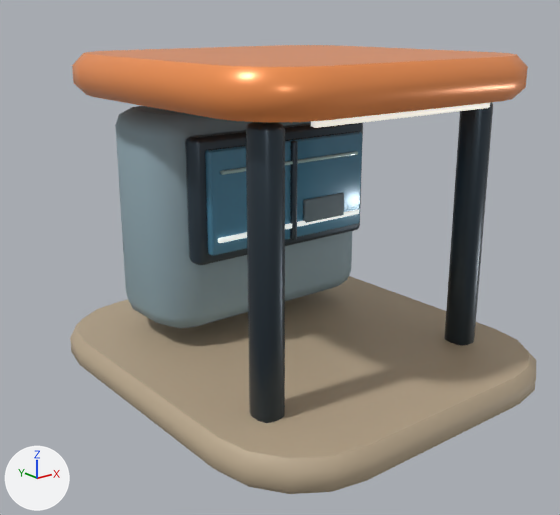
Renders of the glTF model assets/models/regions/metro_fuel_2.glb from each side of a commit.
Camera for both pictures: a 50 mm lens placed at (1.37, -3.76, 2.57), pointed at (4.72, 0.43, 0.89). Lighting does not change. The marker at lower left points along +X, +Y and +Z. The older version comes first. Vertices at exactly the same position are counted once.

The scene before the commit, as lines of its bpy script (objects in view):
```python
me_fuel2 = bpy.data.meshes.new('Fuel2')
me_fuel2.from_pydata(...)  # 880 vertices, 1712 faces; spans x 3.54..6.26, y -1.08..2.04, z 0.0..2.32
# faces by material slot: [436, 560, 156, 280, 280]
me_fuel2.materials.append(mat_ceramic)
me_fuel2.materials.append(mat_metal)
me_fuel2.materials.append(mat_paint)
me_fuel2.materials.append(mat_tint)
me_fuel2.materials.append(mat_light)
ob_fuel2 = bpy.data.objects.new('Fuel2', me_fuel2)
ob_fuel2.location = (0.0, 0.0, 0.0)
```
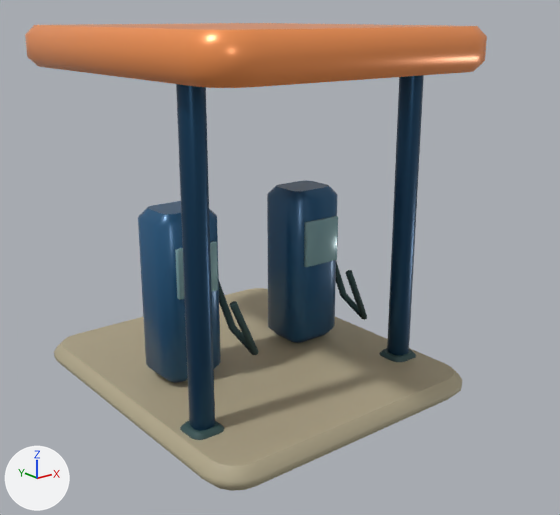
Changed parts and their boxes [x1, y1, x2, y2] in the pictures (560 x 515 px; the box of a moved part takes in the faces that stretch with it):
'Fuel2', reshaped: before [70, 45, 536, 494]; after [25, 23, 487, 491]
part 1 of me_fuel2, moved or reshaped: before [290, 141, 298, 240]; after [176, 84, 215, 431]
part 2 of me_fuel2, moved or reshaped: before [303, 193, 344, 223]; after [175, 241, 218, 300]
part 3 of me_fuel2, moved or reshaped: before [205, 131, 363, 256]; after [304, 216, 338, 267]
part 4 of me_fuel2, rebuilt (12% narrower, 7% shorter): before [70, 276, 536, 494]; after [54, 288, 462, 491]
part 5 of me_fuel2, rebuilt (15% shorter): before [72, 45, 528, 122]; after [25, 23, 487, 88]
part 6 of me_fuel2, added (cyan): after [180, 421, 224, 440]
part 7 of me_fuel2, added: after [379, 348, 416, 362]
part 8 of me_fuel2, added (blue): after [138, 201, 221, 383]
part 9 of me_fuel2, added (blue): after [267, 180, 338, 343]
part 10 of me_fuel2, added (blue): after [387, 75, 424, 355]
part 11 of me_fuel2, added: after [219, 282, 258, 355]
part 12 of me_fuel2, added: after [336, 262, 367, 320]
part 13 of me_fuel2, deleted: before [246, 122, 285, 423]
part 14 of me_fuel2, deleted: before [218, 209, 359, 243]
part 15 of me_fuel2, deleted: before [445, 102, 493, 346]
part 16 of me_fuel2, deleted: before [311, 103, 490, 128]
part 17 of me_fuel2, deleted: before [220, 151, 358, 175]
part 18 of me_fuel2, deleted: before [115, 106, 363, 329]

Diff of the bpy script that builds the scene:
```diff
--- a/assets/models/regions/metro_fuel_2.glb.py
+++ b/assets/models/regions/metro_fuel_2.glb.py
@@ mat_rubber @@
+mat_rubber = bpy.data.materials.new('Rubber')
+mat_rubber.use_nodes = True; mat_rubber.node_tree.nodes.clear()
+_N = mat_rubber.node_tree.nodes; _L = mat_rubber.node_tree.links
+n0 = _N.new('ShaderNodeBsdfPrincipled'); n0.name = 'Principled BSDF'
+n0.inputs[2].default_value = 0.84  # 'Roughness'
+n1 = _N.new('ShaderNodeOutputMaterial'); n1.name = 'Material Output'
+n2 = _N.new('ShaderNodeVertexColor'); n2.name = 'Color Attribute'
+_L.new(n0.outputs[0], n1.inputs[0])  # 'BSDF' to 'Surface'
+_L.new(n2.outputs[0], n0.inputs[0])  # 'Color' to 'Base Color'
@@ me_fuel2 @@
 # used by ob_fuel2; location = (0.0, 0.0, 0.0)
-me_fuel2.from_pydata(...)  # 880 vertices, 1712 faces; spans x 3.54..6.26, y -1.08..2.04, z 0.0..2.32
+me_fuel2.from_pydata(...)  # 872 vertices, 1688 faces; spans x 3.42..5.58, y -0.73..1.75, z 0.0..2.51
+# me_fuel2 part 1: the loose piece of 72 vertices spanning x 4.88..4.92, y 0.47..0.51, z 0.99..1.72 is scaled about its middle by (3.11, 3.11, 3.25), then moved by (-1.26, -0.66, -0.16)
+# me_fuel2 part 2: the loose piece of 72 vertices spanning x 5.0..5.4, y 0.48..0.51, z 1.09..1.27 is scaled about its middle by (0.768, 1.12, 1.97), then moved by (-1.24, -0.15, -0.2), in mat_tint
+# me_fuel2 part 3: the loose piece of 72 vertices spanning x 4.19..5.61, y 0.51..0.58, z 0.99..1.72 is scaled about its middle by (0.212, 0.493, 0.465), then moved by (0.14, -0.2, -0.37)
+# me_fuel2 part 4: the loose piece of 80 vertices spanning x 3.54..6.26, y -1.08..2.04, z 0.0..0.22 is rebuilt with 80 vertices and now spans x 3.42..5.58, y -0.73..1.75, z 0.0..0.16
+# me_fuel2 part 5: the loose piece of 80 vertices spanning x 3.64..6.16, y -0.77..1.73, z 2.04..2.32 is rebuilt with 80 vertices and now spans x 3.42..5.58, y -0.73..1.75, z 2.23..2.51
+# me_fuel2 part 6: a new loose piece of 80 vertices spanning x 3.52..3.75, y -0.29..-0.05, z 0.01..0.19, in mat_ceramic
+# me_fuel2 part 7: a new loose piece of 80 vertices spanning x 5.25..5.48, y -0.29..-0.05, z 0.01..0.19, in mat_ceramic
+# me_fuel2 part 8: a new loose piece of 80 vertices spanning x 3.72..4.2, y 0.35..0.77, z 0.18..1.36, in mat_paint
+# me_fuel2 part 9: a new loose piece of 80 vertices spanning x 4.8..5.28, y 0.35..0.77, z 0.18..1.36, in mat_paint
+# me_fuel2 part 10: a new loose piece of 72 vertices spanning x 5.29..5.43, y -0.24..-0.1, z 0.0..2.37, in mat_metal
+# me_fuel2 part 11: a new loose piece of 28 vertices spanning x 4.14..4.41, y 0.28..0.58, z 0.27..1.0, in mat_rubber
+# me_fuel2 part 12: a new loose piece of 28 vertices spanning x 5.22..5.49, y 0.28..0.58, z 0.27..1.0, in mat_rubber
+# me_fuel2 part 13: the loose piece of 72 vertices spanning x 3.89..4.07, y -0.47..-0.27, z 0.03..2.02 is deleted
+# me_fuel2 part 14: the loose piece of 72 vertices spanning x 4.24..5.57, y 0.48..0.51, z 1.08..1.11 is deleted
+# me_fuel2 part 15: the loose piece of 72 vertices spanning x 5.73..5.91, y -0.47..-0.27, z 0.03..2.02 is deleted
+# me_fuel2 part 16: the loose piece of 72 vertices spanning x 4.14..5.66, y -0.61..-0.55, z 1.99..2.05 is deleted
+# me_fuel2 part 17: the loose piece of 72 vertices spanning x 4.27..5.53, y 0.48..0.51, z 1.55..1.57 is deleted
+# me_fuel2 part 18
+# 144 vertices are removed from x 3.95..5.85, y 0.56..1.59, z 0.35..1.92
+# 280 faces are deleted
+# other edits to the shape of me_fuel2 do not show in these pictures
 me_fuel2.materials.append(mat_ceramic)
@@ me_fuel2 @@
 me_fuel2.materials.append(mat_light)
+me_fuel2.materials.append(mat_rubber)
```
